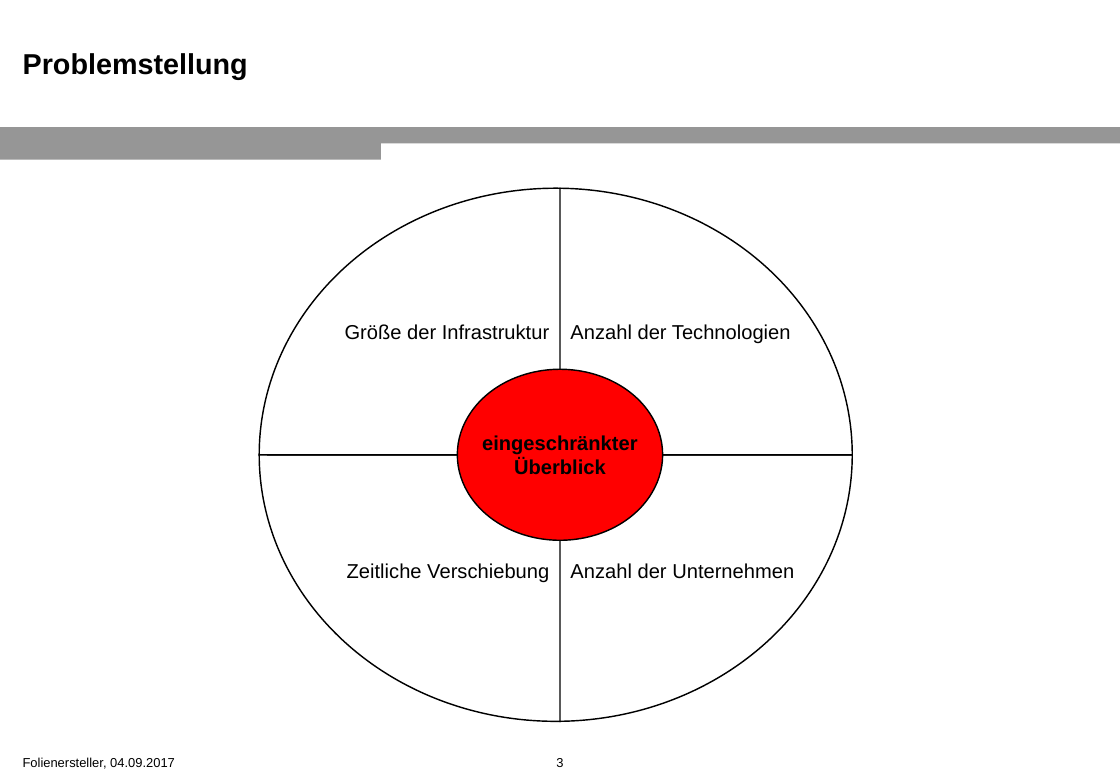
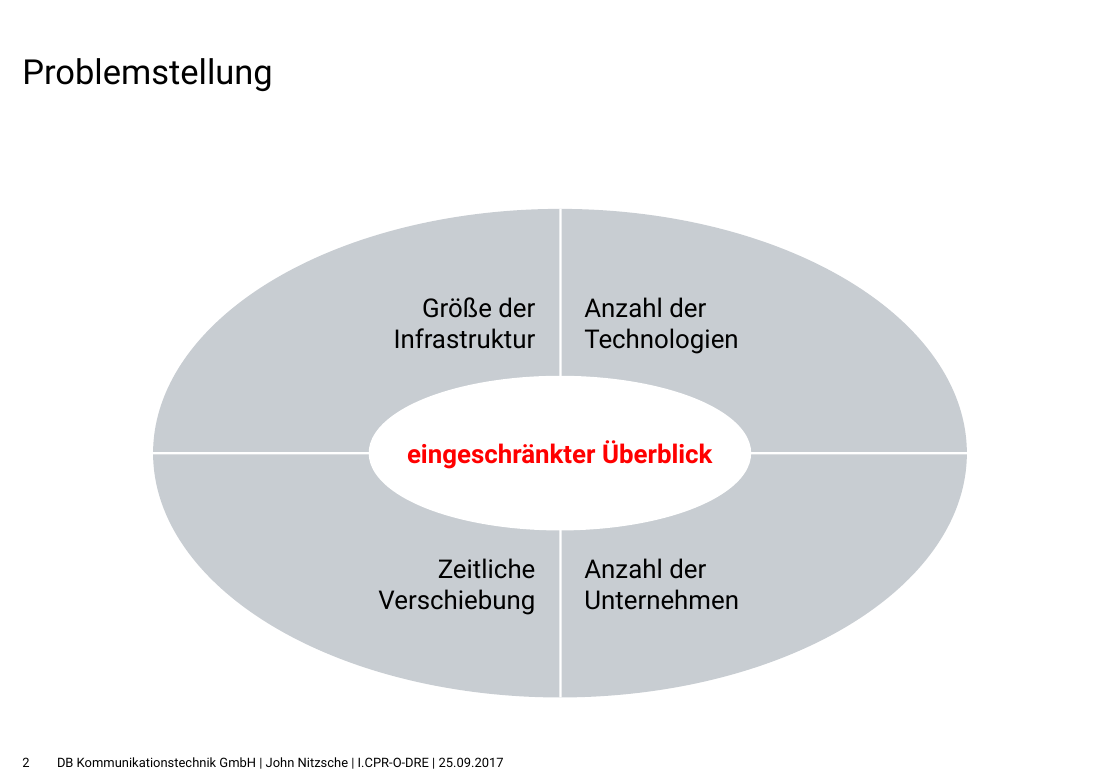
Before and after one commit to wlanowski/t2000doku, a slide deck: slide 2 of Präsentation/t2000.pptx (slide 3 before the commit). Drawn at 1120x776 pixels with LibreOffice and Linux fonts; fonts in the diff are those of the drawing; background and template pictures are left out. Boxes give left, top, right and bottom in pixels: in the first picture for what was removed or moved away, otherwise in the second. Text is boxed around its words. In the diff, an @@ line names an element or a change of style, - is before the commit and + after.

```diff
--- a/Präsentation/t2000.pptx
+++ b/Präsentation/t2000.pptx
@@ title "Problemstellung" at [22, 58, 272, 92]: size 20 to 24 pt, font Arial to Roboto, bold off @@
@@ rectangle removed at [0, 127, 1120, 144] @@
@@ rectangle removed at [0, 127, 381, 159] @@
@@ ellipse: place and size @@
-ellipse at [260, 188, 852, 721]
+ellipse at [153, 209, 967, 697]
@@ ellipse at [153, 209, 967, 697]: fill none to #C8CDD2; outline #000000 1 pt to none @@
@@ line moved from (559, 187) - (559, 722) to (561, 209) - (561, 697) @@
@@ line (561, 209) - (561, 697): stroke #000000 1 pt to #FFFFFF 1.5 pt @@
@@ text "Größe der Infrastruktur": place and size @@
-text "Größe der Infrastruktur" at [345, 324, 549, 340]
+text "Größe der Infrastruktur" at [394, 297, 536, 349]
@@ text "Größe der Infrastruktur" at [394, 297, 536, 349]: size 14 to 18 pt, font Arial to Roboto; less space between paragraphs; vertical alignment top to middle @@
@@ text "Anzahl der Technologien": place and size @@
-text "Anzahl der Technologien" at [570, 324, 791, 343]
+text "Anzahl der Technologien" at [584, 297, 738, 354]
@@ ellipse "eingeschränkter Überblick": place and size @@
-ellipse "eingeschränkter Überblick" at [482, 435, 638, 475]
+ellipse "eingeschränkter Überblick" at [368, 375, 751, 529]
@@ ellipse "eingeschränkter Überblick" at [368, 375, 751, 529]: size 14 to 18 pt, font Arial to Roboto, text colour #000000 to #FF0000; indent changed; less space between paragraphs; vertical alignment top to middle; fill none to #FFFFFF @@
@@ ellipse removed at [457, 369, 663, 540] @@
@@ line moved from (267, 455) - (853, 455) to (153, 453) - (967, 453) @@
@@ line (153, 453) - (967, 453): stroke #000000 1 pt to #FFFFFF 1.5 pt @@
@@ line moved from (259, 455) - (853, 455) to (164, 453) - (967, 453) @@
@@ line (164, 453) - (967, 453): stroke #000000 1 pt to #FFFFFF 1.5 pt @@
@@ size 14 to 18 pt, font Arial to Roboto; indent changed; less space between paragraphs; vertical alignment top to middle in 3 elements at [584, 297, 738, 354], [584, 558, 739, 610], [378, 558, 536, 615] @@
@@ text "Zeitliche Verschiebung": place and size @@
-text "Zeitliche Verschiebung" at [347, 563, 549, 582]
+text "Zeitliche Verschiebung" at [378, 558, 536, 615]
@@ text "Anzahl der Unternehmen": place and size @@
-text "Anzahl der Unternehmen" at [570, 563, 794, 579]
+text "Anzahl der Unternehmen" at [584, 558, 739, 610]
@@ page number added at [22, 757, 29, 767], 9 pt, text #000000 @@
+2
@@ text removed at [23, 757, 175, 769] @@
-Folienersteller, 04.09.2017
@@ text added at [57, 757, 504, 767], 9 pt, text #000000 @@
+DB Kommunikationstechnik GmbH | John Nitzsche | I.CPR-O-DRE | 25.09.2017
@@ page number removed at [556, 758, 563, 767] @@
-3
```
Also in this commit, not shown: 2 other slides changed, 4 slides added, 2 slides removed, 7 other files.
